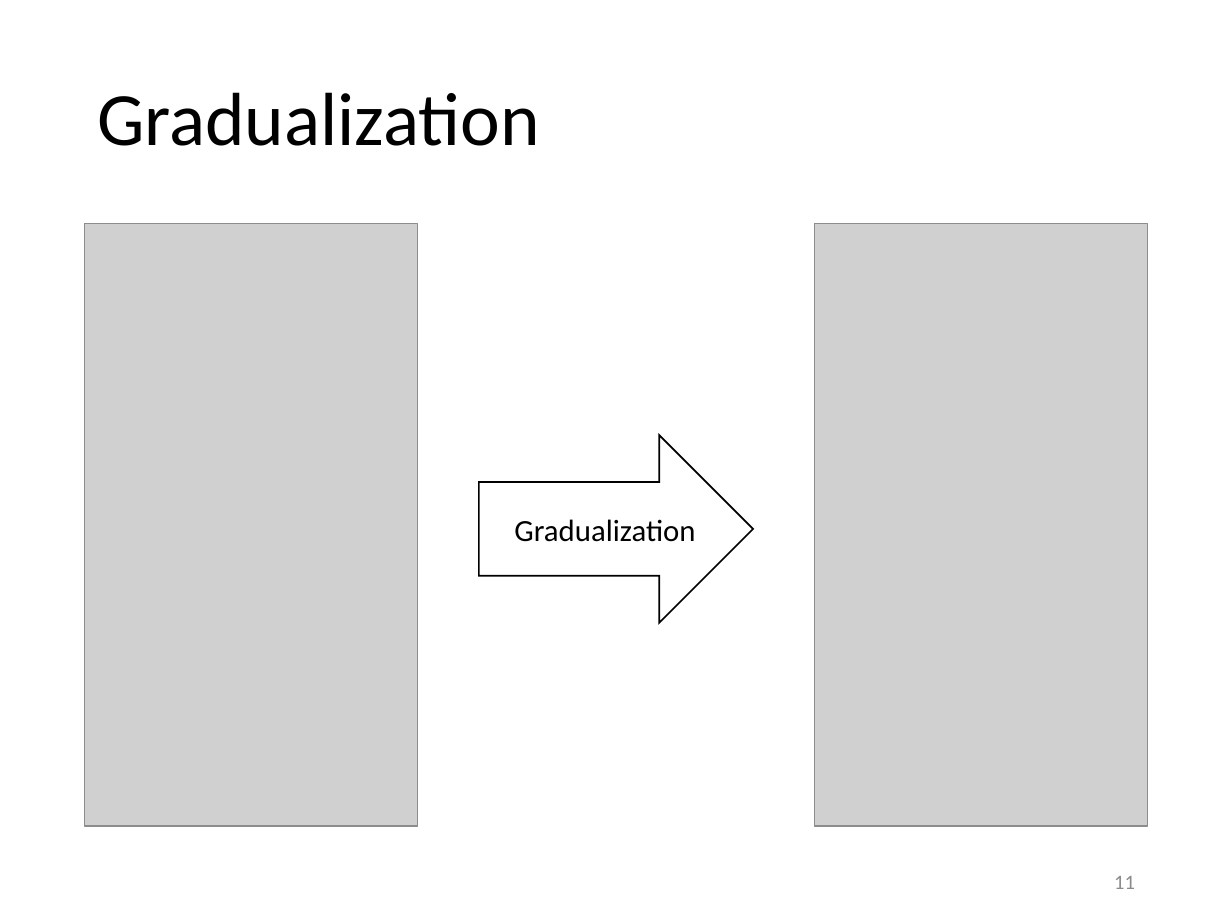
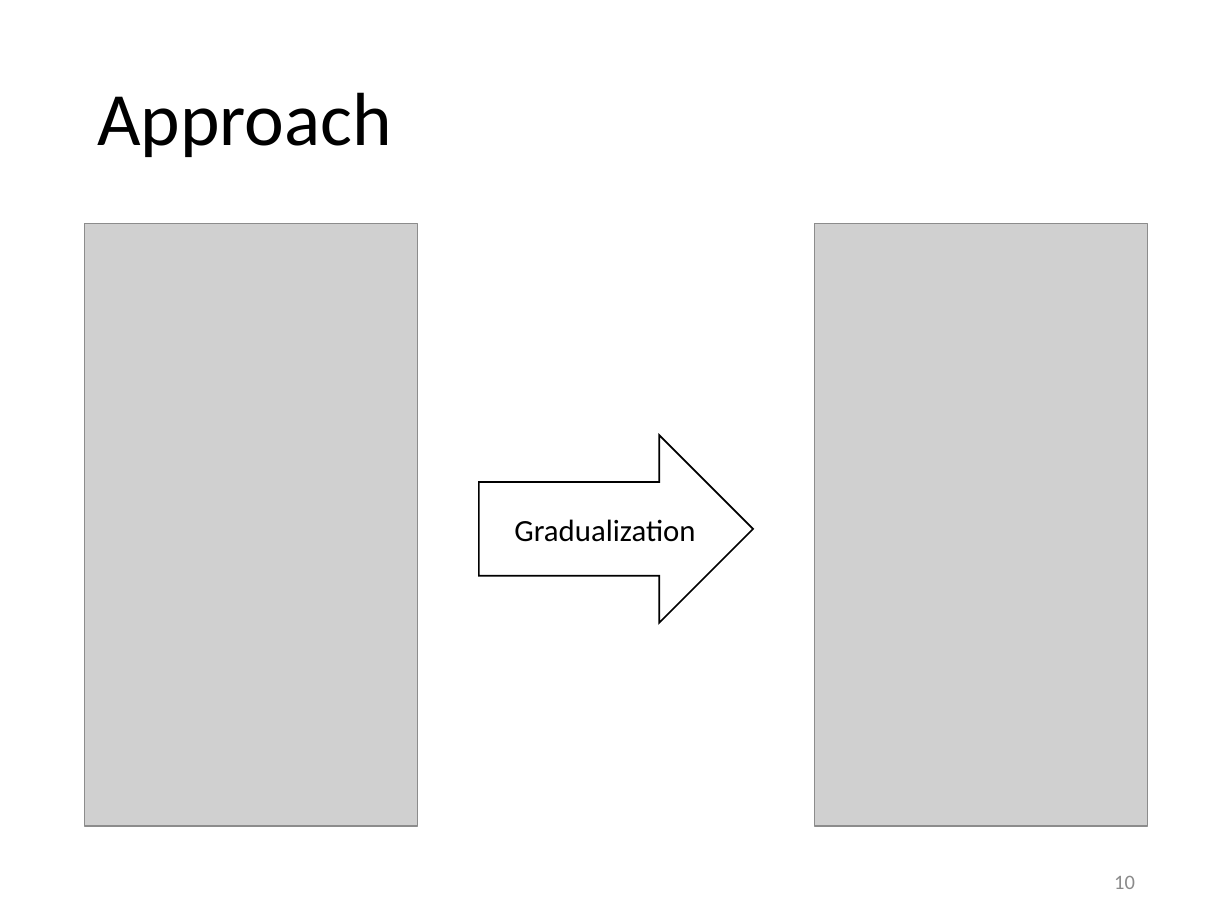
Before and after one commit to olydis/GradVerThesis, a slide deck: slide 10 of presentation/PLunch.pptx (slide 11 before the commit). Drawn at 1232x924 pixels with LibreOffice and Linux fonts; fonts in the diff are those of the drawing; grey boxes stand for pictures. Boxes give left, top, right and bottom in pixels: in the first picture for what was removed or moved away, otherwise in the second. Text is boxed around its words. In the diff, an @@ line names an element or a change of style, - is before the commit and + after.

```diff
--- a/presentation/PLunch.pptx
+++ b/presentation/PLunch.pptx
@@ title at (97,92,392,157): text changed @@
-Gradualization
+Approach
@@ page number at (1114,876,1135,889): text changed @@
-11
+10
```
Also in this commit, not shown: 5 other slides changed, 5 slides added.
